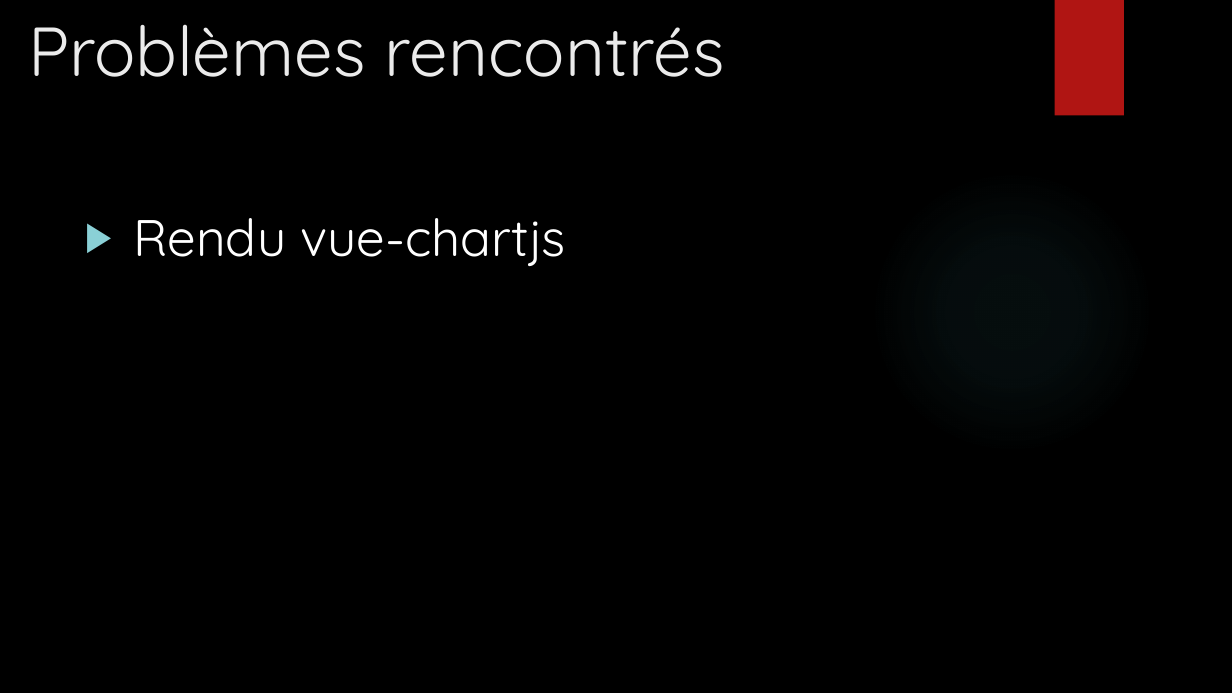
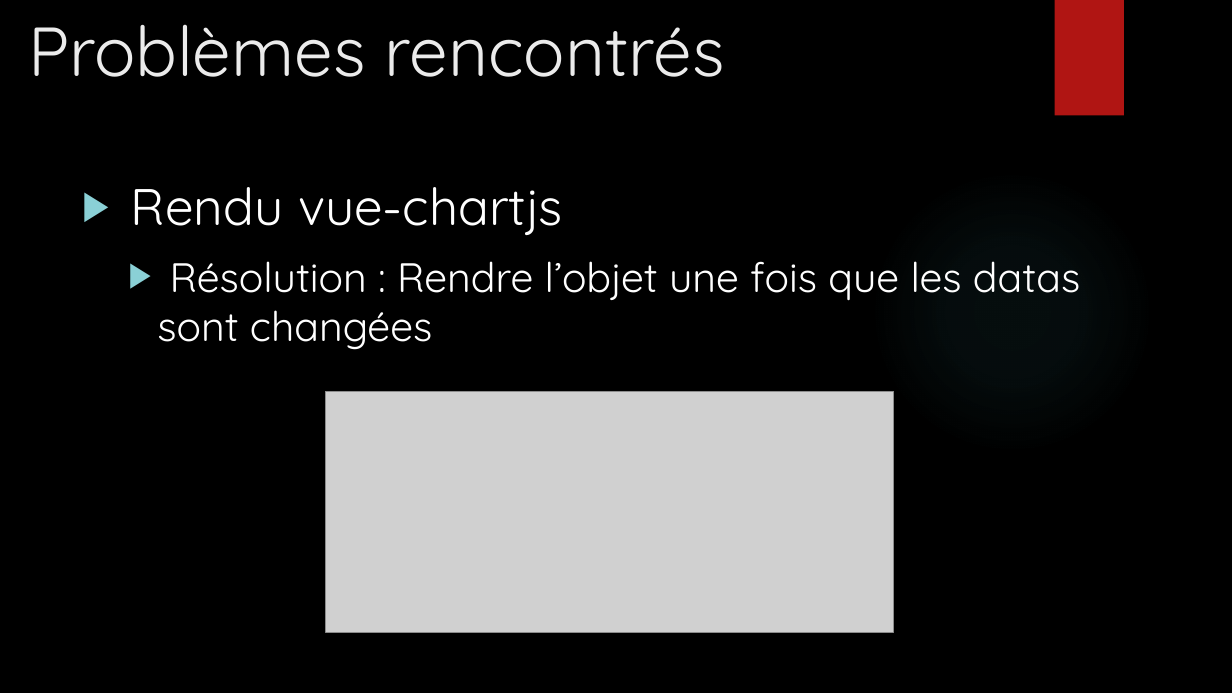
Before and after one commit to mbonjour/Shoot4Stats, a slide deck: slide 20 of Documentation/Défense/Shoot4stats.pptx (slide 21 before the commit). Drawn at 1232x693 pixels with LibreOffice and Linux fonts; fonts in the diff are those of the drawing; grey boxes stand for pictures; background and template pictures are left out. Boxes give left, top, right and bottom in pixels: in the first picture for what was removed or moved away, otherwise in the second. Text is boxed around its words. In the diff, an @@ line names an element or a change of style, - is before the commit and + after.

```diff
--- a/Documentation/Défense/Shoot4stats.pptx
+++ b/Documentation/Défense/Shoot4stats.pptx
@@ text "Rendu vue-chartjs": place and size @@
-text "Rendu vue-chartjs" at box(134, 218, 566, 266)
+text "Rendu vue-chartjs" at box(131, 187, 1080, 350)
@@ text at box(157, 261, 1080, 350): paragraph added @@
+  ▶ Résolution : Rendre l’objet une fois que les datas sont changées
@@ picture added at box(326, 392, 894, 633) @@
```
Also in this commit, not shown: 4 other slides changed, 1 slide removed.
